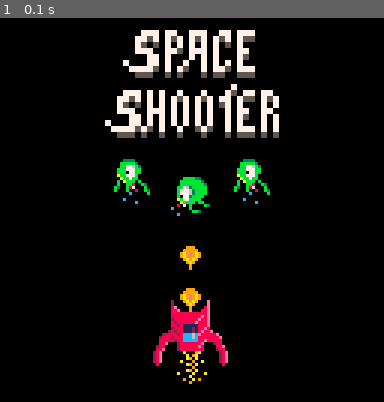
Above: before the commit, frame 1.
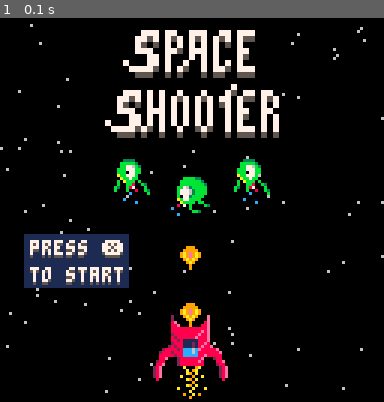
Above: after the commit, the same moment.

Repository: romellem/pico-8-carts
Game: PICO-8 cartridge spaceshooter.p8
The game is run twice, just before and just after one commit, with the same random seed, the same clock (stepped at 60 frames per second) and the same inputs.
Inputs:
- Up to frame 1 (0.1 s): no input

The runs differ from the first frame. In frame 1, 6.7% of the frame differs, in the area x 0-100%, y 1-100%.

Commit message:
Finished menu art!

Diff:
--- a/spaceshooter.p8
+++ b/spaceshooter.p8
@@ -14,8 +14,7 @@
 	enemies = {}
 	explosions = {}
 
-	stars = {}
-	create_stars()
+	stars = generate_stars()
 
 	--start()
 	cls()
@@ -104,14 +103,19 @@
 -->8
 --scene
 
-function create_stars()
-	for i=1,60 do
-		add(stars, {
+function generate_stars(num)
+	if not num then num = 60 end
+
+	local l_stars = {}
+	for i=1,num do
+		add(l_stars, {
 			x=rnd(128),
 			y=rnd(128),
 			s=rnd(2)+1
 		})
 	end
+
+	return l_stars
 end
 
 function update_star_positions()
@@ -126,15 +130,22 @@
 	end
 end
 
-function draw_stars()
-	for st in all(stars) do
+function draw_stars(arg_stars)
+ if not arg_stars then
+ 	arg_stars = stars
+ end
+
+	for st in all(arg_stars) do
 		pset(st.x, st.y, 6)
 	end
 end
 
 function draw_menu()
+	--stars
+	draw_stars(generate_stars(100))
+
 	--ship and bullet
-	spr(12, 48,90, 4,4)
+	spr(12, 48,95, 4,4)
 	spr(9,  60,76)
 	--enemies
 	spr(10, 36,46, 2,2)
@@ -142,7 +153,26 @@
 	spr(10, 76,46, 2,2)
 
 	--logo
+
+	--set red to be transparent (so black is drawn)
+	palt(8, true)
+	--draw a black box bg behind logo to remove stars
+	rectfill(33,0, 33+60,0+40, 0)
+
+	--starting at pixel 50,11 in the sprite sheet,
+	--grab a 30x20 rectangle, and draw it
+	--at 33,0 on the screen, and stretch it
+	--to double the size at 60x40
 	sspr(50,11, 30,20, 33,0, 60,40)
+
+	--reset area behind "start" text
+	rectfill(8,72, 42,89, 1)
+	palt()
+	print("press ❎", 10, 75, 5)
+	print("press ❎", 10, 74, 7)
+	print("to start", 10, 84, 5)
+	print("to start", 10, 83, 7)
+
 end
 -->8
 --enemies and explosions
